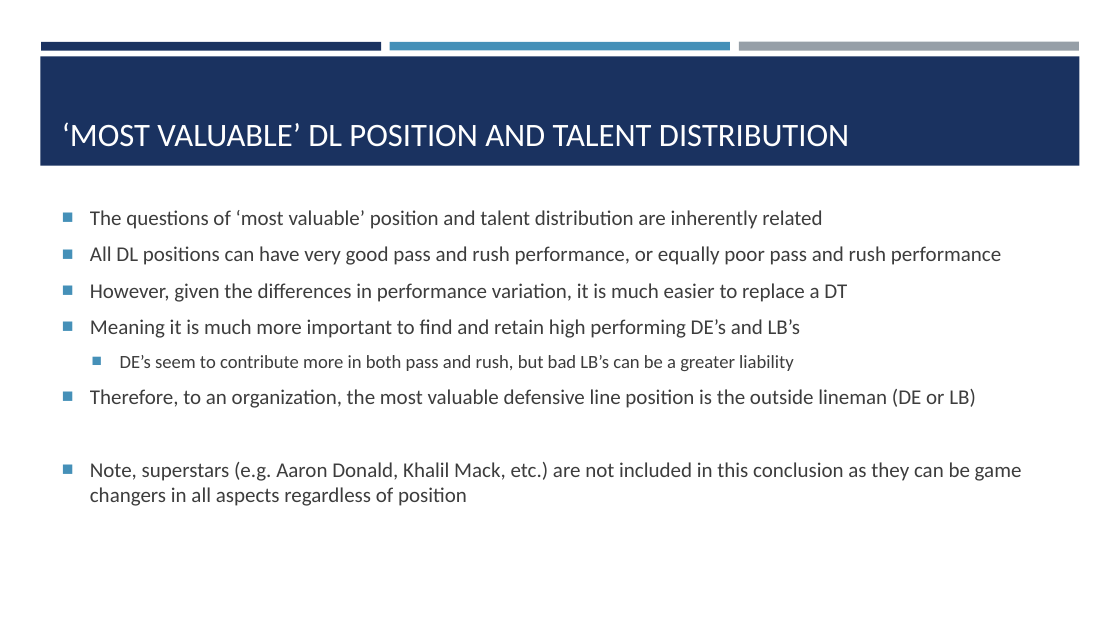
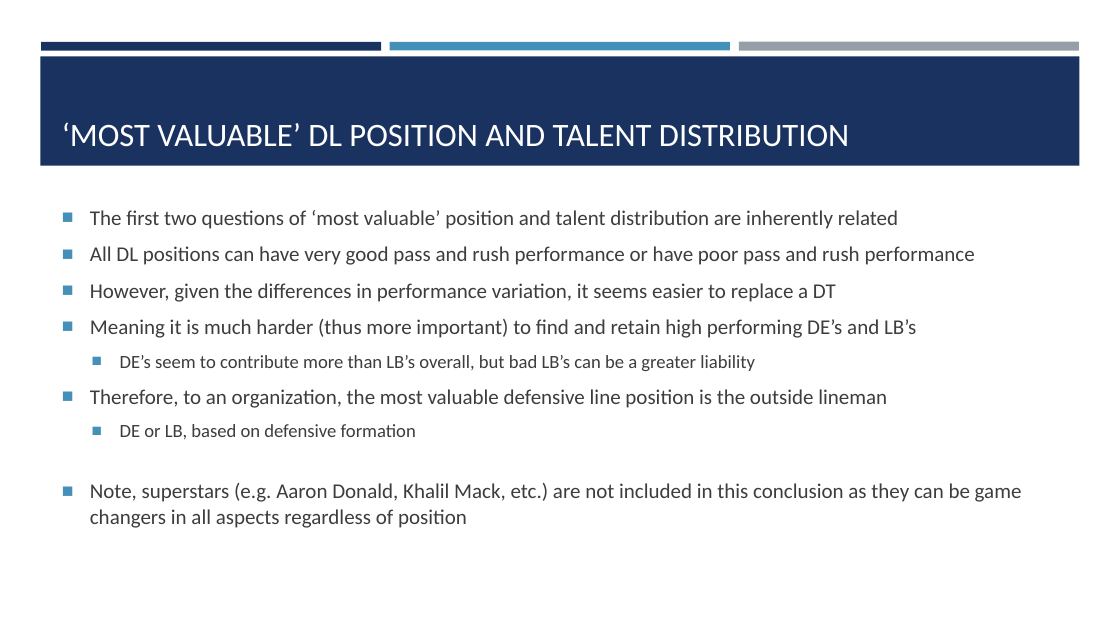
Before and after one commit to SportsInfoSolutions/AnalyticsChallenge2020, a slide deck: slide 7 of Submissions/matt.dunman@gmail.com/SIS Challenge Report - Dunman.pptx. Drawn at 1120x630 pixels with LibreOffice and Linux fonts; fonts in the diff are those of the drawing. Boxes give left, top, right and bottom in pixels: in the first picture for what was removed or moved away, otherwise in the second. Text is boxed around its words. In the diff, an @@ line names an element or a change of style, - is before the commit and + after.

```diff
--- a/Submissions/matt.dunman@gmail.com/SIS Challenge Report - Dunman.pptx
+++ b/Submissions/matt.dunman@gmail.com/SIS Challenge Report - Dunman.pptx
@@ text at [90,210,975,439]: text changed @@
-■ The questions of ‘most valuable’ position and talent distribution are inherently related
-■ All DL positions can have very good pass and rush performance, or equally poor pass and rush performance
-■ However, given the differences in performance variation, it is much easier to replace a DT
-■ Meaning it is much more important to find and retain high performing DE’s and LB’s
-  ■ DE’s seem to contribute more in both pass and rush, but bad LB’s can be a greater liability
-■ Therefore, to an organization, the most valuable defensive line position is the outside lineman (DE or LB)
+■ The first two questions of ‘most valuable’ position and talent distribution are inherently related
+■ All DL positions can have very good pass and rush performance or have poor pass and rush performance
+■ However, given the differences in performance variation, it seems easier to replace a DT
+■ Meaning it is much harder (thus more important) to find and retain high performing DE’s and LB’s
+  ■ DE’s seem to contribute more than LB’s overall, but bad LB’s can be a greater liability
+■ Therefore, to an organization, the most valuable defensive line position is the outside lineman
+  ■ DE or LB, based on defensive formation
```
Also in this commit, not shown: 3 other slides changed.
